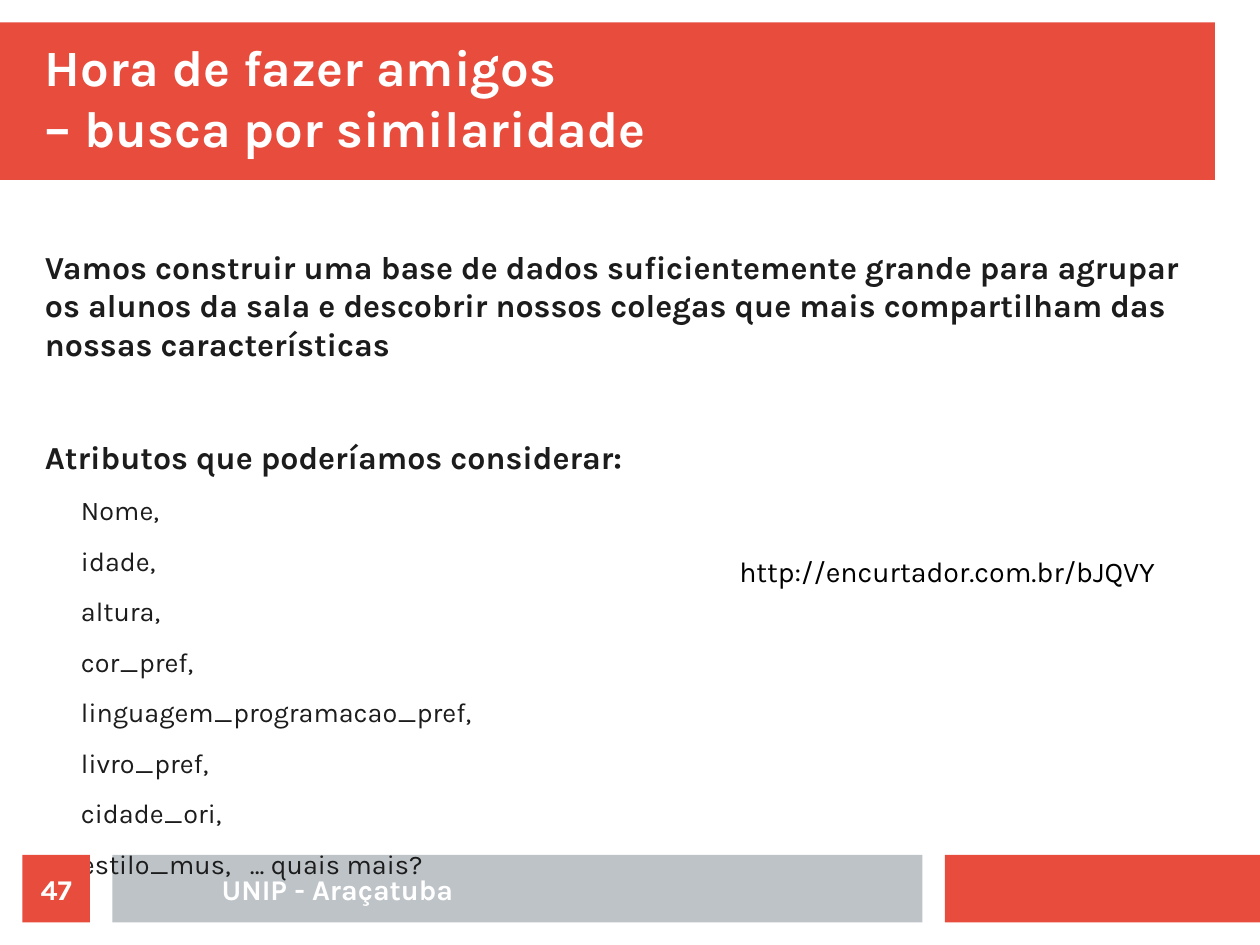
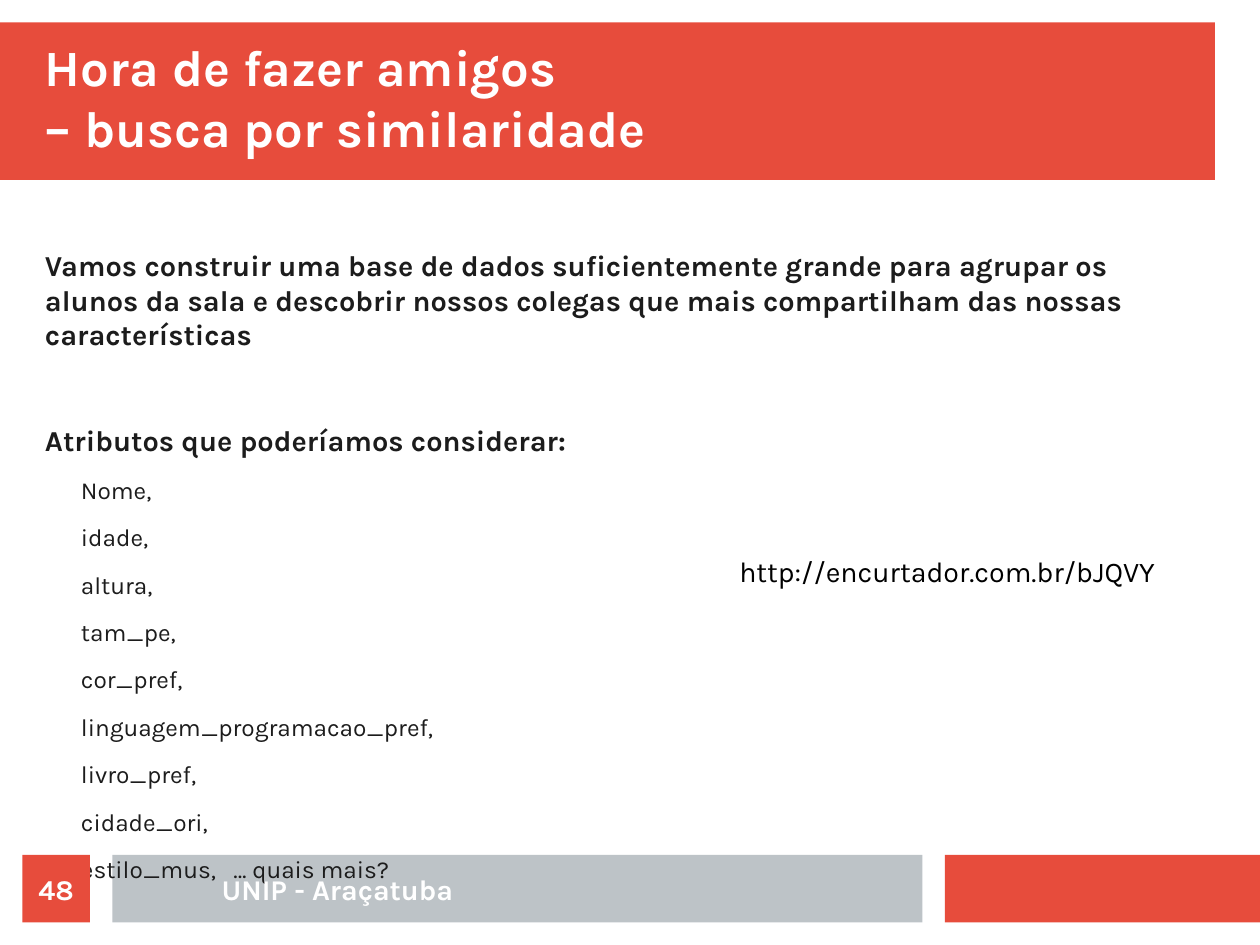
Before and after one commit to rafaelstojoao/pos-unip, a slide deck: slide 48 of [2020][modulo][Machine_Learning]/[aula]02[Agrupamento].odp (slide 47 before the commit). Drawn at 1260x945 pixels with LibreOffice and Linux fonts; fonts in the diff are those of the drawing. Boxes give left, top, right and bottom in pixels: in the first picture for what was removed or moved away, otherwise in the second. Text is boxed around its words. In the diff, an @@ line names an element or a change of style, - is before the commit and + after.

```diff
--- a/[2020][modulo][Machine_Learning]/[aula]02[Agrupamento].odp
+++ b/[2020][modulo][Machine_Learning]/[aula]02[Agrupamento].odp
@@ text at bbox=[45, 255, 1122, 834]: size 20.1 to 18.2 pt in "Vamos construir uma base de dados suficientemente ...", "Atributos que poderíamos considerar:"; size 17.1 to 15.4 pt in "Nome,", "idade,", "altura,", "cor_pref," and 4 more places @@
@@ text at bbox=[81, 626, 176, 647]: paragraph added @@
+  tam_pe,
@@ page number at bbox=[38, 881, 73, 901]: text changed @@
-47
+48
```
Also in this commit, not shown: 6 other slides changed, 1 slide added, 4 other files.
